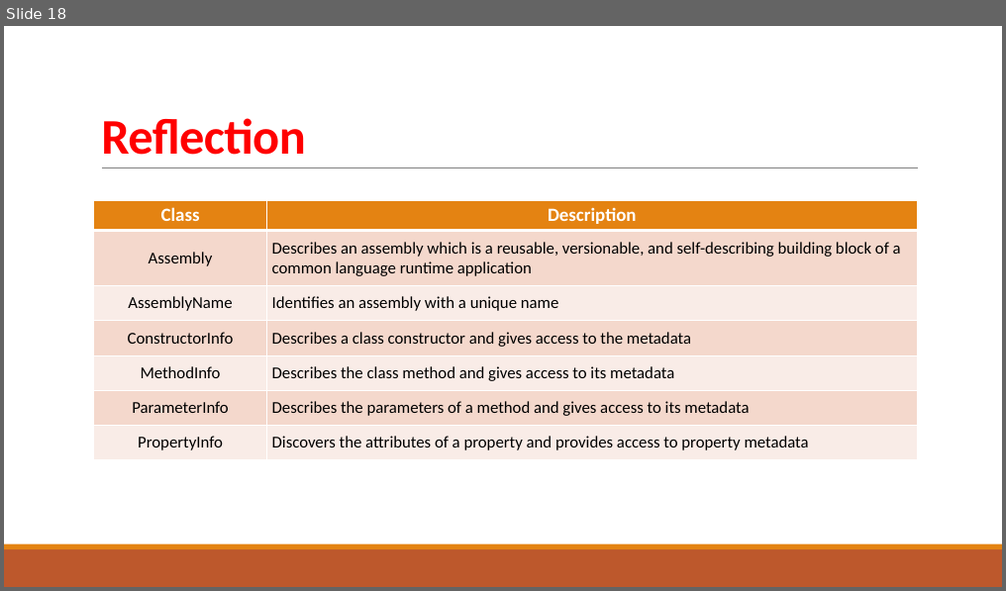
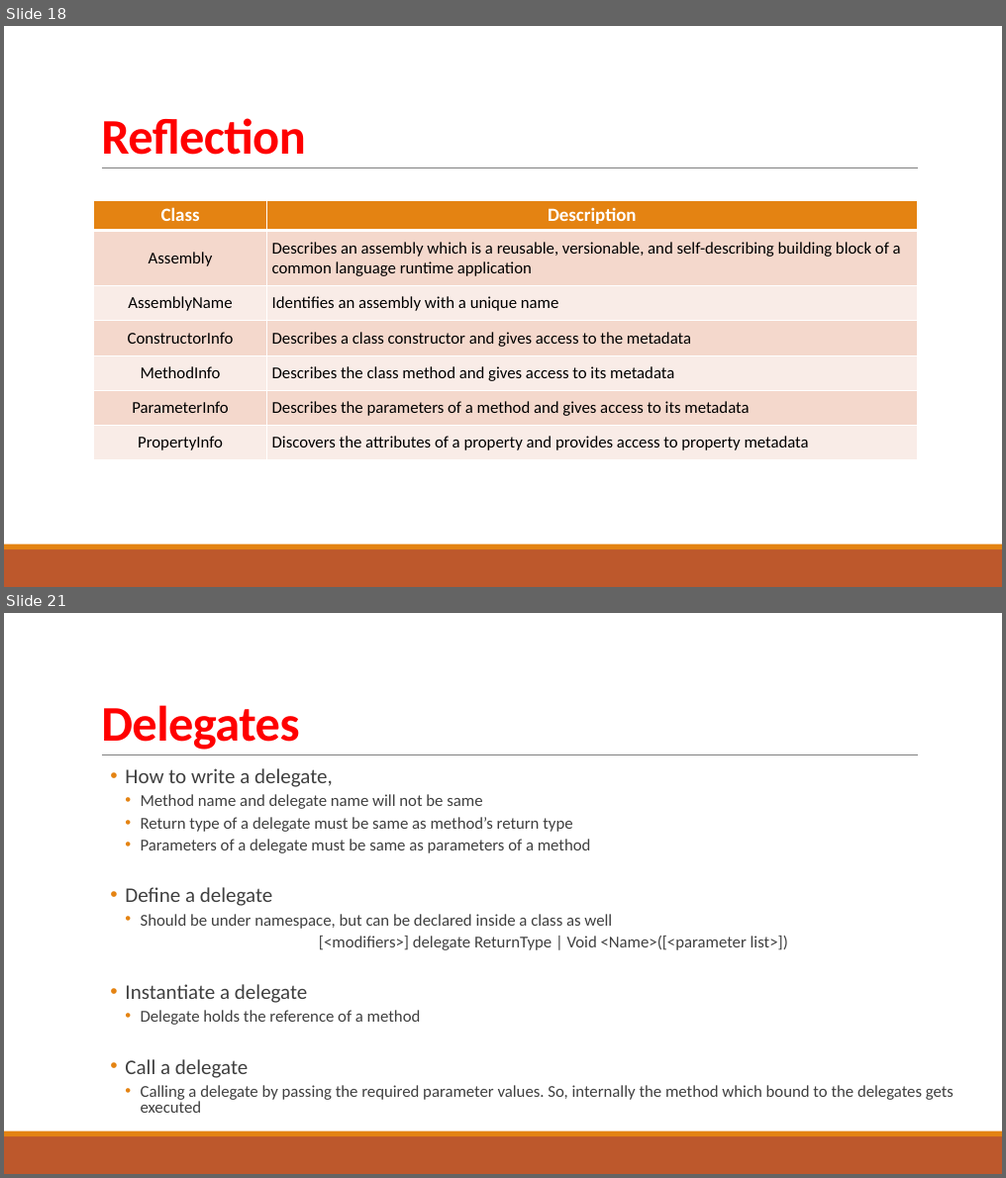
Before and after one commit to tushr-raut/CSharpAdvanced, a slide deck: ToDo.Console/Lectures/Collections.pptx. Shown one above the other, each under a label of ours: slide 18 before the commit, slides 18 and 21 after it; the slides between them are not shown. The pictures are 1006x591 and 1006x1178 pixels, drawn with LibreOffice and Linux fonts; fonts in the diff are those of the drawing. Boxes give left, top, right and bottom in pixels: in the first picture for what was removed or moved away, otherwise in the second. Text is boxed around its words. In the diff, an @@ line names an element or a change of style, - is before the commit and + after.

Commit message:
delegates

```diff
--- a/ToDo.Console/Lectures/Collections.pptx
+++ b/ToDo.Console/Lectures/Collections.pptx
@@ slide 21 added at <box>4,613,1002,1174</box>, background #FFFFFF; not listed: 3 template elements that a slide beside it also shows @@
@@ title added at <box>101,705,299,750</box>, 48 pt, text #FF0000, bold @@
+Delegates
@@ text added at <box>125,768,953,1113</box>, 16 pt, text #404040 @@
+  • How to write a delegate,
+    • Method name and delegate name will not be same
+    • Return type of a delegate must be same as method’s return type
+    • Parameters of a delegate must be same as parameters of a method
+  • Define a delegate
+    • Should be under namespace, but can be declared inside a class as well
+    [<modifiers>] delegate ReturnType | Void <Name>([<parameter list>])
+  • Instantiate a delegate
+    • Delegate holds the reference of a method
+  • Call a delegate
+    • Calling a delegate by passing the required parameter values. So, internally the method which bound to the delegates gets executed
```
Also in this commit, not shown: 3 other slides added, 4 other files.
